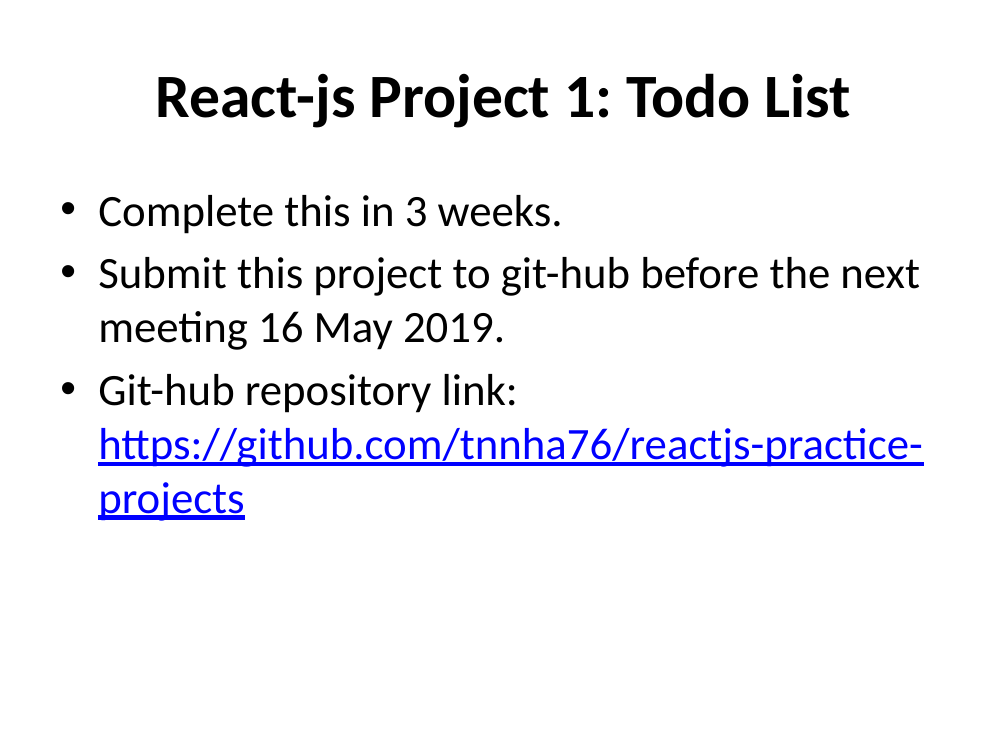
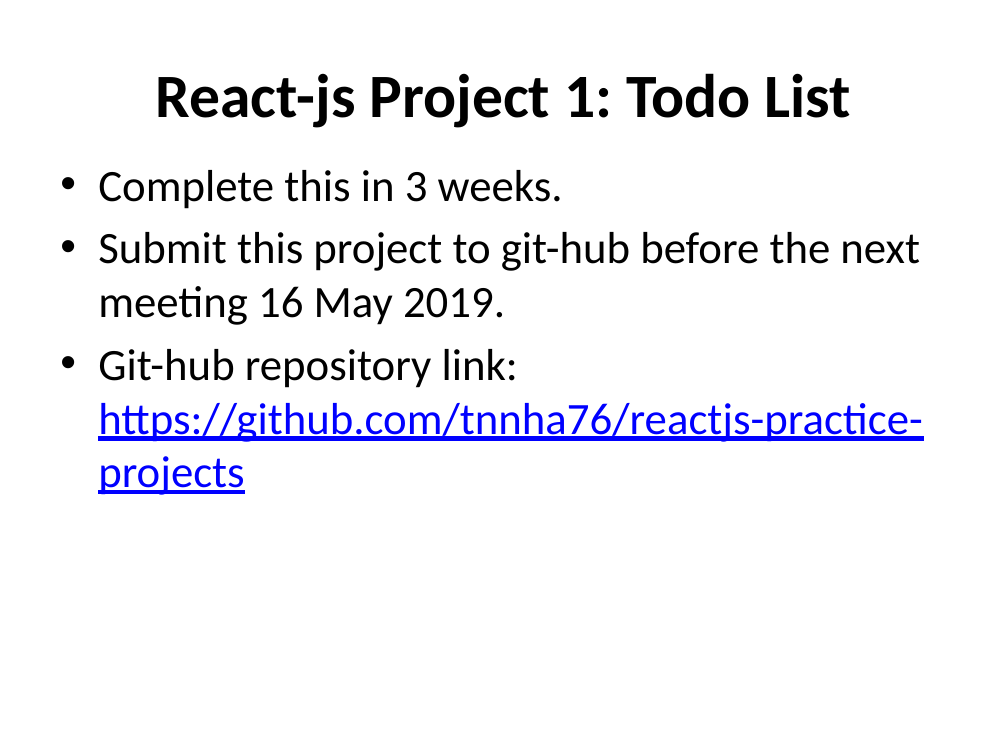
Before and after one commit to tnnha76/reactjs-practice-projects, a slide deck: slide 4 of Front-end_Team_Meeting_#4.pptx (slide 3 before the commit). Drawn at 1008x756 pixels with LibreOffice and Linux fonts; fonts in the diff are those of the drawing. Boxes give left, top, right and bottom in pixels: in the first picture for what was removed or moved away, otherwise in the second. Text is boxed around its words. In the diff, an @@ line names an element or a change of style, - is before the commit and + after.

```diff
--- a/Front-end_Team_Meeting_#4.pptx
+++ b/Front-end_Team_Meeting_#4.pptx
@@ text "Complete this in 3 weeks.": place and size @@
-text "Complete this in 3 weeks." at [98, 195, 923, 521]
+text "Complete this in 3 weeks." at [98, 170, 923, 495]
```
Also in this commit, not shown: 1 slide added.
